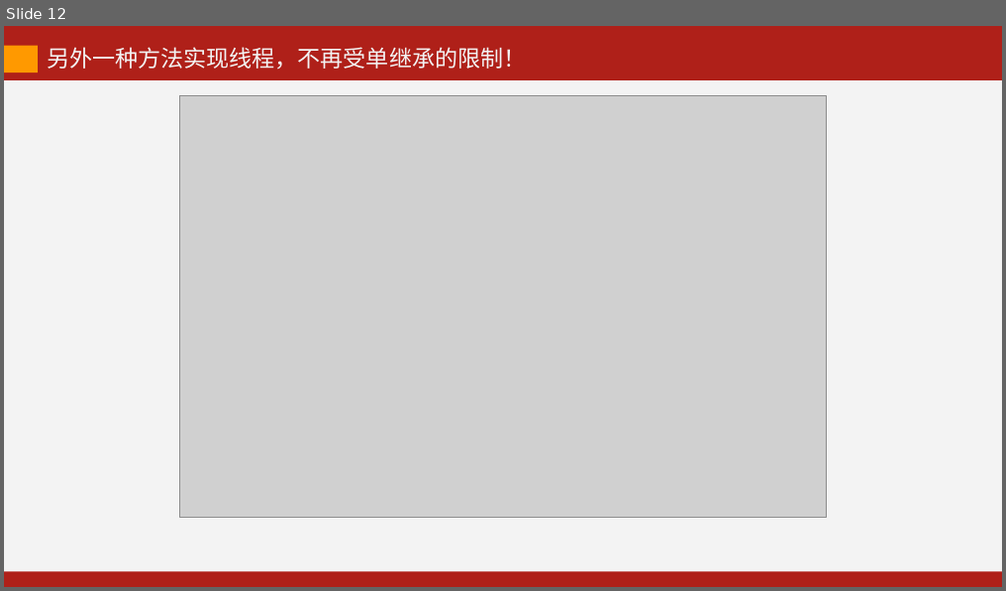
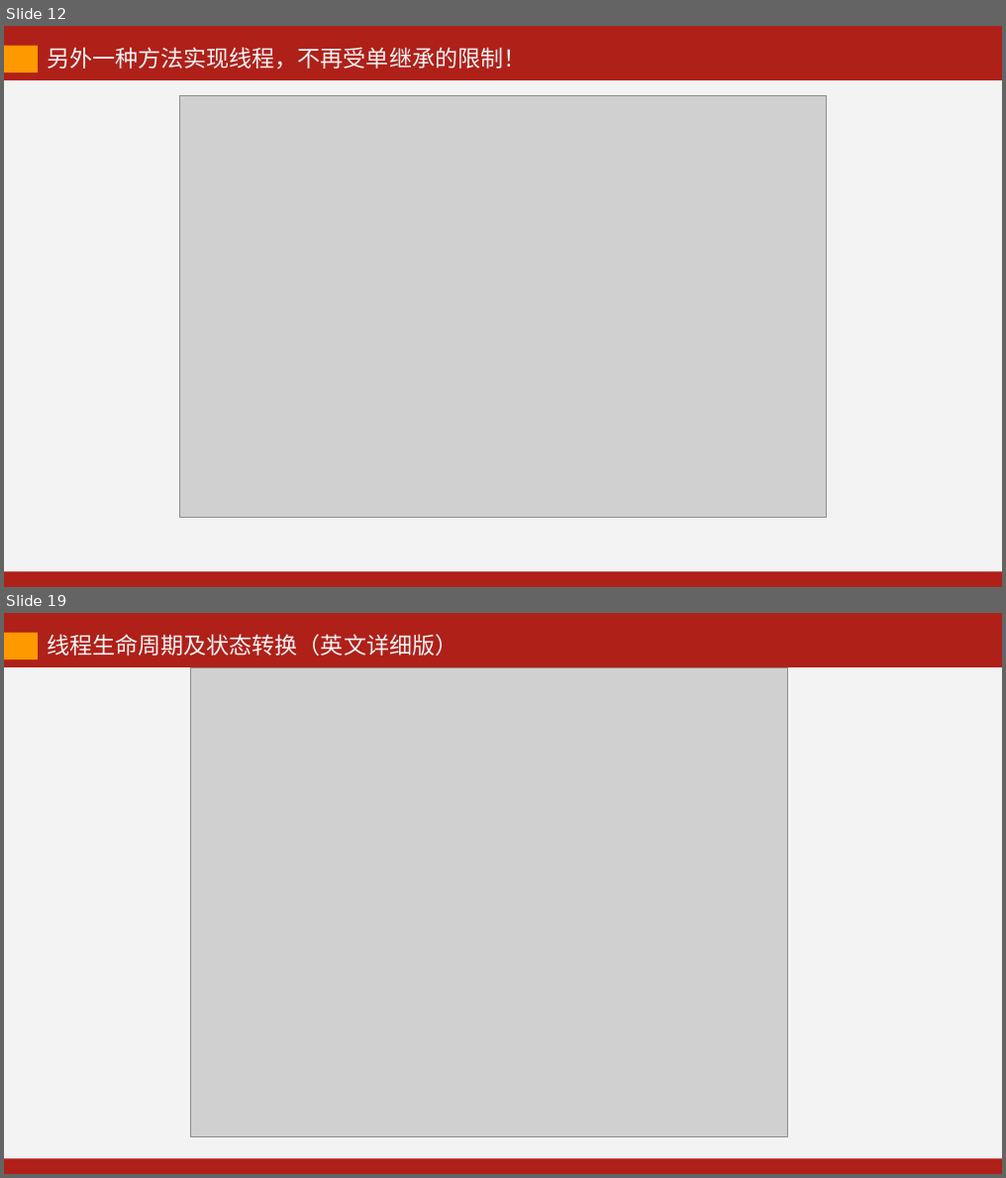
Before and after one commit to kevinjoyce/JavaCourseWare, a slide deck: PPT/每次课PPT/05 线程-1.pptx. Shown one above the other, each under a label of ours: slide 12 before the commit, slides 12 and 19 after it; the slides between them are not shown. The pictures are 1006x591 and 1006x1178 pixels, drawn with LibreOffice and Linux fonts; fonts in the diff are those of the drawing; grey boxes stand for pictures. Boxes give left, top, right and bottom in pixels: in the first picture for what was removed or moved away, otherwise in the second. Text is boxed around its words. In the diff, an @@ line names an element or a change of style, - is before the commit and + after.

```diff
--- a/PPT/每次课PPT/05 线程-1.pptx
+++ b/PPT/每次课PPT/05 线程-1.pptx
@@ slide 19 added at (4, 613, 1002, 1174), background #AF2019 @@
@@ rectangle added at (4, 633, 38, 660), fill #FF9900 @@
@@ text added at (47, 634, 457, 656), 22 pt, text #F3F3F3 @@
+线程生命周期及状态转换（英文详细版）
@@ rectangle added at (4, 667, 1002, 1158), fill #F3F3F3 @@
@@ picture added at (191, 667, 787, 1137) @@
```
Also in this commit, not shown: 16 other slides added, 14 slides removed, 23 other files.
